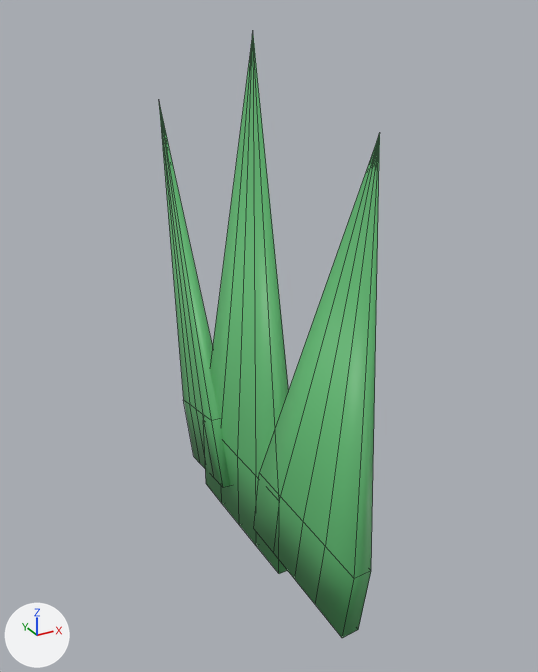
Renders of the Blender file RBDCivilization/Assets/Models/Landscape/cesped.blend from each side of a commit.
Both versions are drawn from a 50 mm lens placed at (-3.58, -6.76, 4.86), pointed at (0.11, -0.06, 1.51). The lights are fixed; the arrows at lower left show +X, +Y and +Z. Mesh edges are drawn as thin lines.
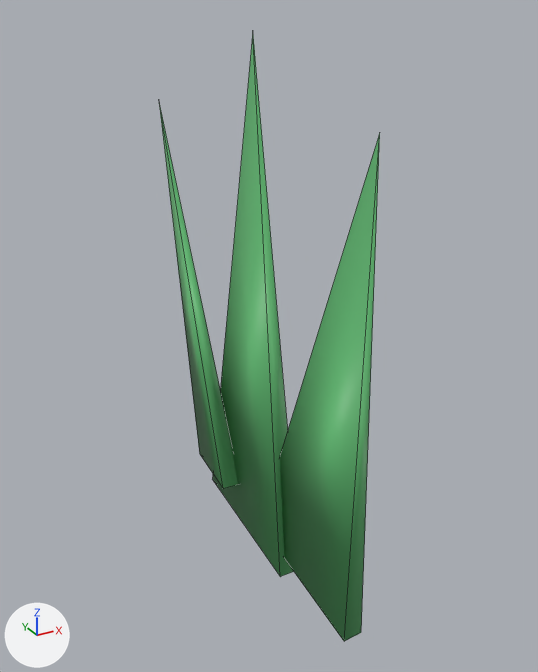
What differs and where, as boxes (x1, y1, x2, y2) in the pictures (538 x 672 px):
'Plane.001', modifiers changed
    before: (159, 34, 380, 638)
    after: (159, 35, 380, 641)

The edits, one by one:
Object 'Plane.001' (ob_plane_001) gains a DECIMATE modifier named 'Decimate'.
Modifier setting: ratio = 0.116.
